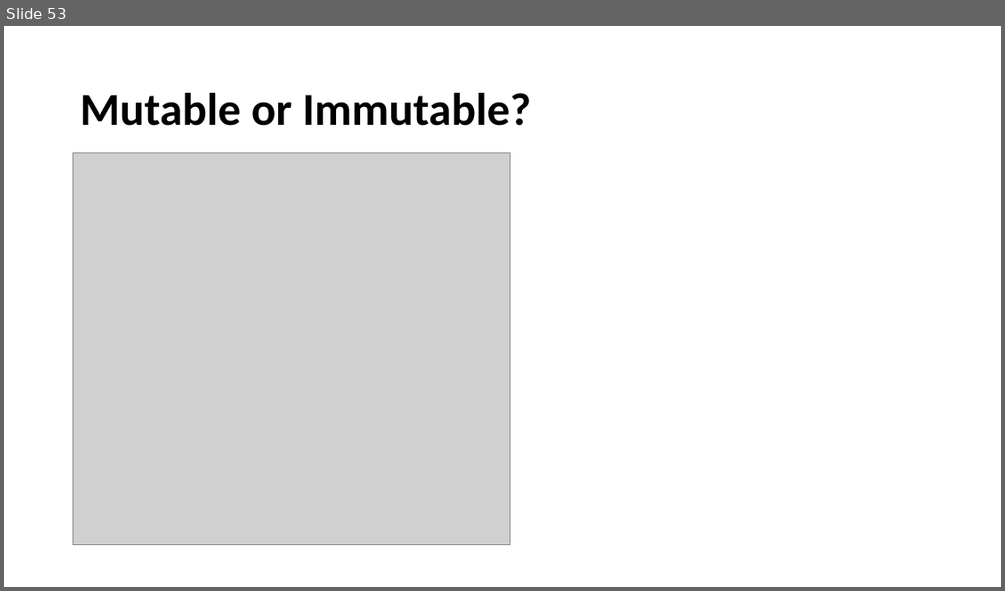
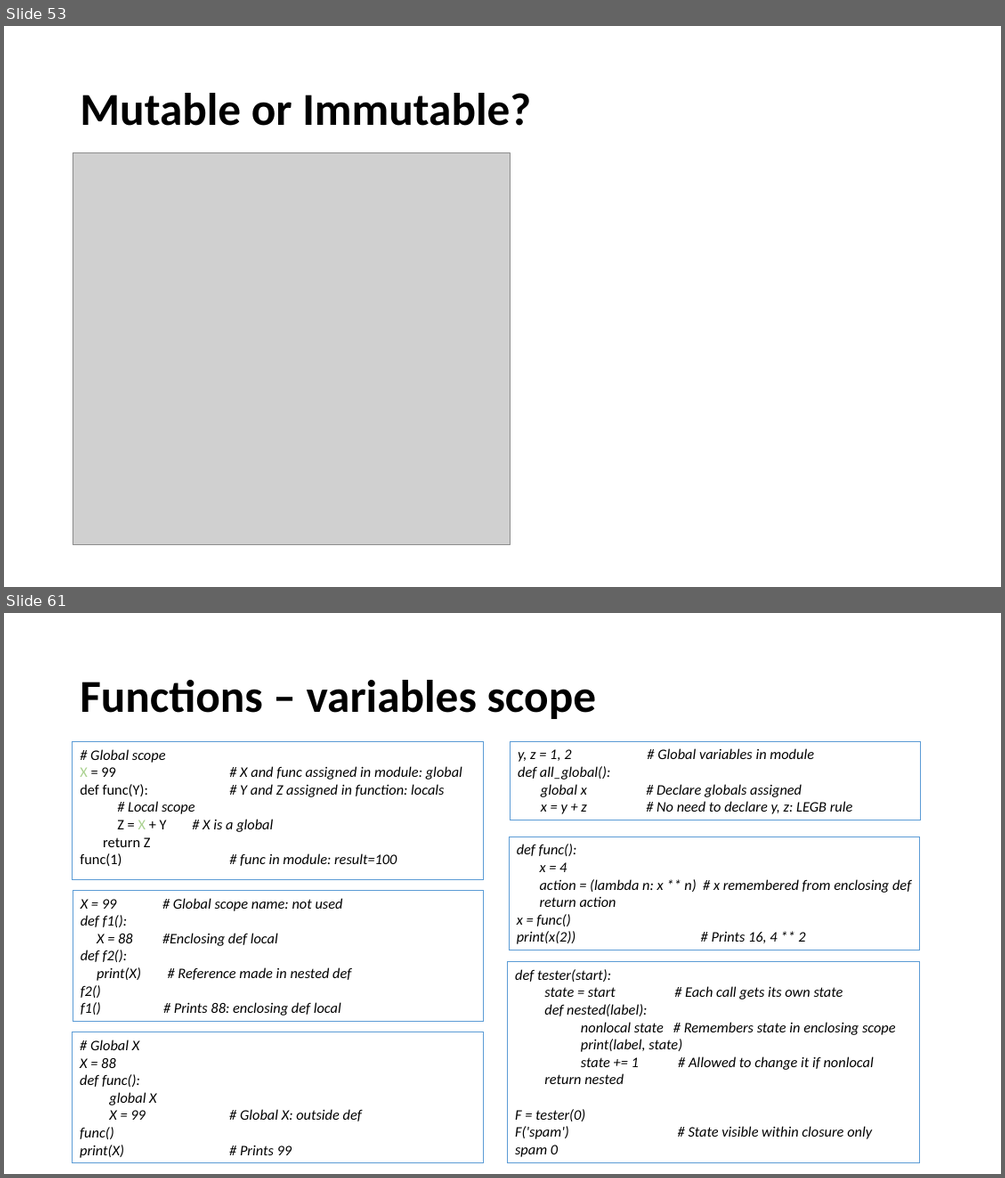
Before and after one commit to ankitagrawal579/Python, a slide deck: Python Ppt.pptx. Shown one above the other, each under a label of ours: slide 53 before the commit, slides 53 and 61 after it; the slides between them are not shown. The pictures are 1005x591 and 1005x1178 pixels, drawn with LibreOffice and Linux fonts; fonts in the diff are those of the drawing; grey boxes stand for pictures. Boxes give left, top, right and bottom in pixels: in the first picture for what was removed or moved away, otherwise in the second. Text is boxed around its words. In the diff, an @@ line names an element or a change of style, - is before the commit and + after.

Commit message:
python functions are added

```diff
--- a/Python Ppt.pptx
+++ b/Python Ppt.pptx
@@ slide 61 added at box(4, 613, 1001, 1174), background #FFFFFF @@
@@ title added at box(80, 680, 597, 719), 44 pt, text #000000, bold @@
+Functions – variables scope
@@ text added at box(73, 742, 484, 879), outline #5B9BD5 0.75 pt, 14 pt, text #000000, italic @@
+# Global scope
+X = 99 # X and func assigned in module: global
+def func(Y): # Y and Z assigned in function: locals
+  # Local scope
+  Z = X + Y # X is a global
+return Z
+func(1) # func in module: result=100
@@ rectangle added at box(510, 742, 920, 819), outline #5B9BD5 0.75 pt, 14 pt, text #000000, italic @@
+y, z = 1, 2 # Global variables in module
+def all_global():
+global x # Declare globals assigned
+x = y + z # No need to declare y, z: LEGB rule
@@ rectangle added at box(510, 836, 920, 949), outline #5B9BD5 0.75 pt, 14 pt, text #000000, italic @@
+def func():
+x = 4
+action = (lambda n: x ** n) # x remembered from enclosing def
+return action
+x = func()
+print(x(2)) # Prints 16, 4 ** 2
@@ rectangle added at box(73, 891, 483, 1022), outline #5B9BD5 0.75 pt, 14 pt, text #000000, italic @@
+X = 99 # Global scope name: not used
+def f1():
+X = 88 #Enclosing def local
+def f2():
+print(X) # Reference made in nested def
+f2()
+f1() # Prints 88: enclosing def local
@@ rectangle added at box(508, 962, 920, 1163), outline #5B9BD5 0.75 pt, 14 pt, text #000000, italic @@
+def tester(start):
+state = start # Each call gets its own state
+def nested(label):
+nonlocal state # Remembers state in enclosing scope
+print(label, state)
+state += 1 # Allowed to change it if nonlocal
+return nested
+F = tester(0)
+F('spam') # State visible within closure only
+spam 0
@@ rectangle added at box(73, 1032, 484, 1163), outline #5B9BD5 0.75 pt, 14 pt, text #000000, italic @@
+# Global X
+X = 88
+def func():
+global X
+X = 99 # Global X: outside def
+func()
+print(X) # Prints 99
```
Also in this commit, not shown: 10 slides changed, 13 other slides added.
